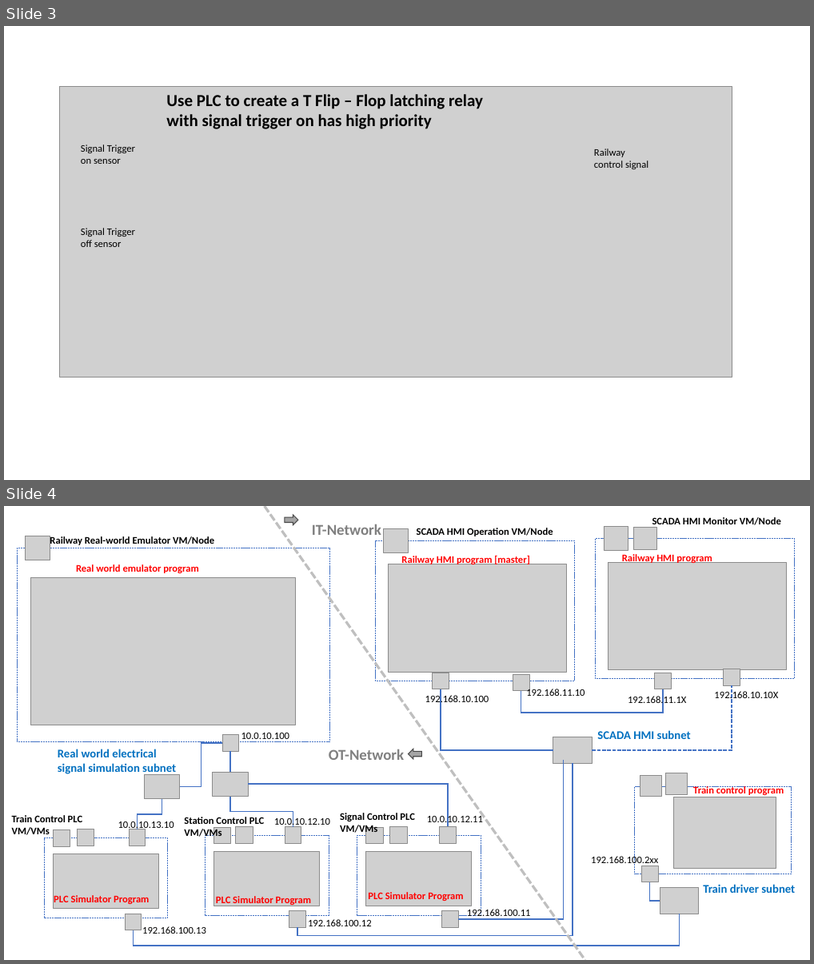
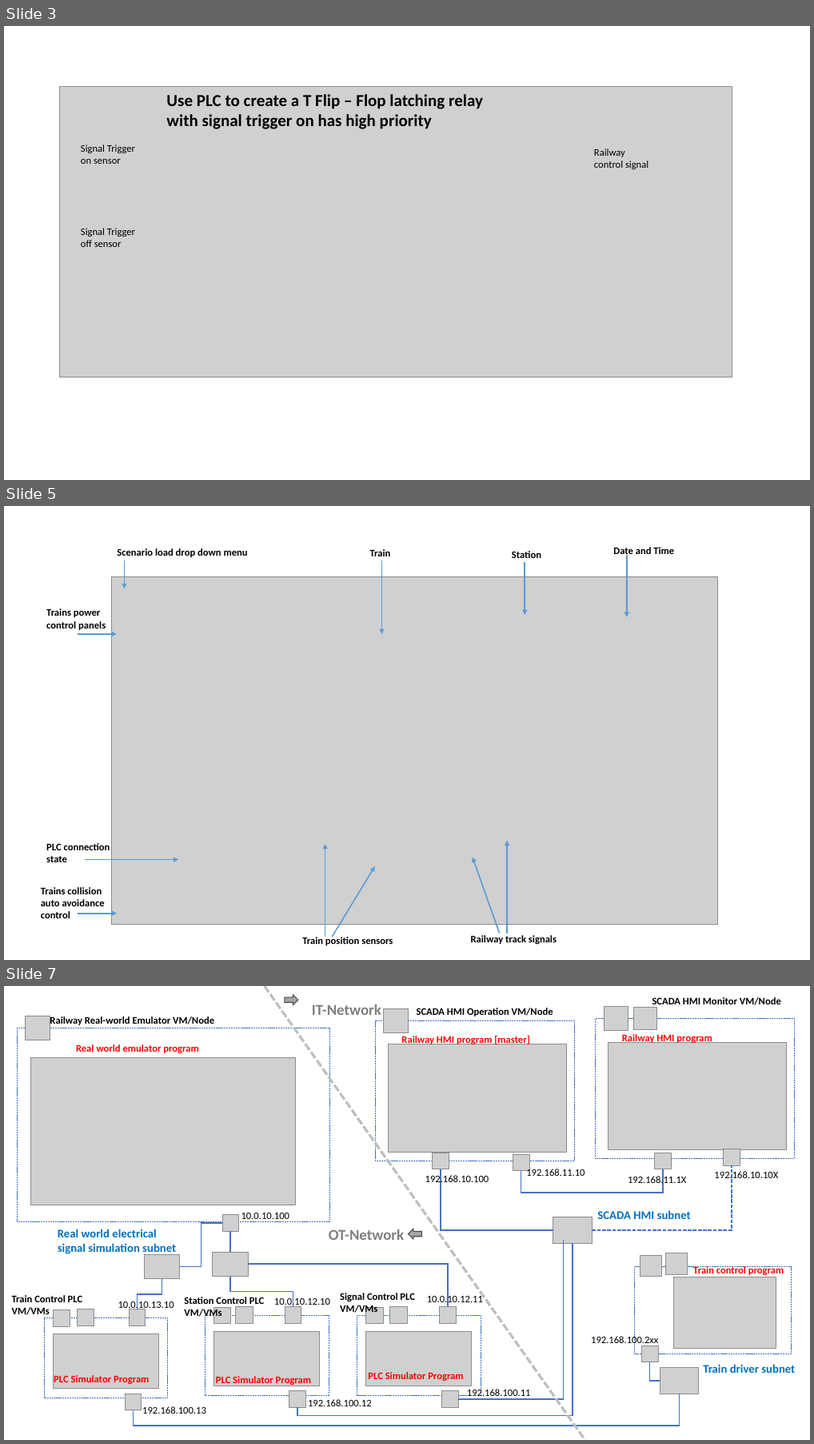
Before and after one commit to mrminhaz87/Railway-IT-OT-Demo, a slide deck: doc/designDoc.pptx. Shown one above the other, each under a label of ours: slides 3 and 4 before the commit, slides 3, 5 and 7 after it; the slides between them are not shown. The pictures are 814x964 and 814x1444 pixels, drawn with LibreOffice and Linux fonts; fonts in the diff are those of the drawing; grey boxes stand for pictures. Boxes give left, top, right and bottom in pixels: in the first picture for what was removed or moved away, otherwise in the second. Text is boxed around its words. In the diff, an @@ line names an element or a change of style, - is before the commit and + after.

```diff
--- a/doc/designDoc.pptx
+++ b/doc/designDoc.pptx
@@ slide 5 added at <box>4,506,810,960</box>, background #FFFFFF @@
@@ text added at <box>117,548,248,557</box>, 12 pt, text #000000, bold @@
+Scenario load drop down menu
@@ text added at <box>370,549,391,556</box>, 12 pt, text #000000, bold @@
+Train
@@ text added at <box>512,551,542,558</box>, 12 pt, text #000000, bold @@
+Station
@@ text added at <box>614,547,674,557</box>, 12 pt, text #000000, bold @@
+Date and Time
@@ picture added at <box>111,576,718,924</box> @@
@@ arrow added from (124, 560) to (124, 588), #5B9BD5 1.5 pt @@
@@ arrow added from (382, 560) to (382, 634), #5B9BD5 1.5 pt @@
@@ arrow added from (525, 562) to (525, 615), #5B9BD5 1.5 pt @@
@@ arrow added from (627, 554) to (627, 616), #5B9BD5 1.5 pt @@
@@ text added at <box>46,608,106,630</box>, 12 pt, text #000000, bold @@
+Trains power control panels
@@ arrow added from (78, 634) to (117, 634), #5B9BD5 1.5 pt @@
@@ arrow added from (507, 933) to (507, 840), #5B9BD5 1.5 pt @@
@@ text added at <box>46,843,110,862</box>, 12 pt, text #000000, bold @@
+PLC connection state
@@ arrow added from (85, 860) to (179, 860), #5B9BD5 1.5 pt @@
@@ arrow added from (326, 936) to (326, 844), #5B9BD5 1.5 pt @@
@@ arrow added from (500, 933) to (473, 857), #5B9BD5 1.5 pt @@
@@ text added at <box>41,887,105,918</box>, 12 pt, text #000000, bold @@
+Trains collision auto avoidance control
@@ arrow added from (333, 936) to (375, 866), #5B9BD5 1.5 pt @@
@@ arrow added from (78, 913) to (117, 913), #5B9BD5 1.5 pt @@
@@ text added at <box>302,936,393,945</box>, 12 pt, text #000000, bold @@
+Train position sensors
@@ text added at <box>471,935,557,944</box>, 12 pt, text #000000, bold @@
+Railway track signals
@@ what was slide 4 is now slide 7 @@
```
Also in this commit, not shown: 2 other slides added, 14 other files.
